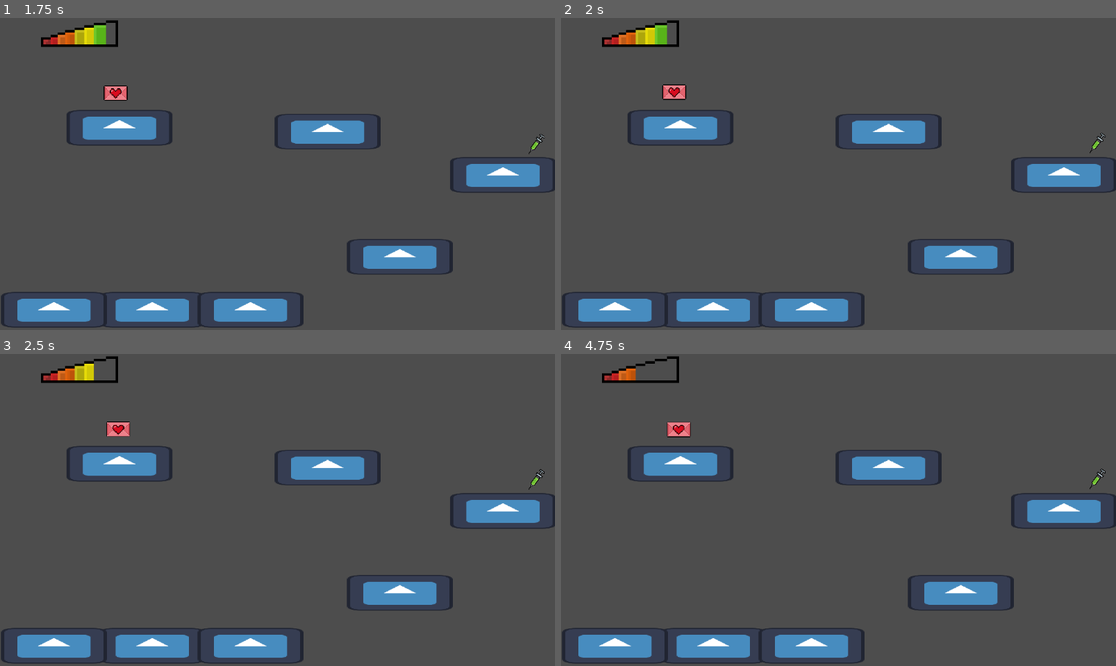
Above: before the commit, frames 1-4 (two rows, left to right).
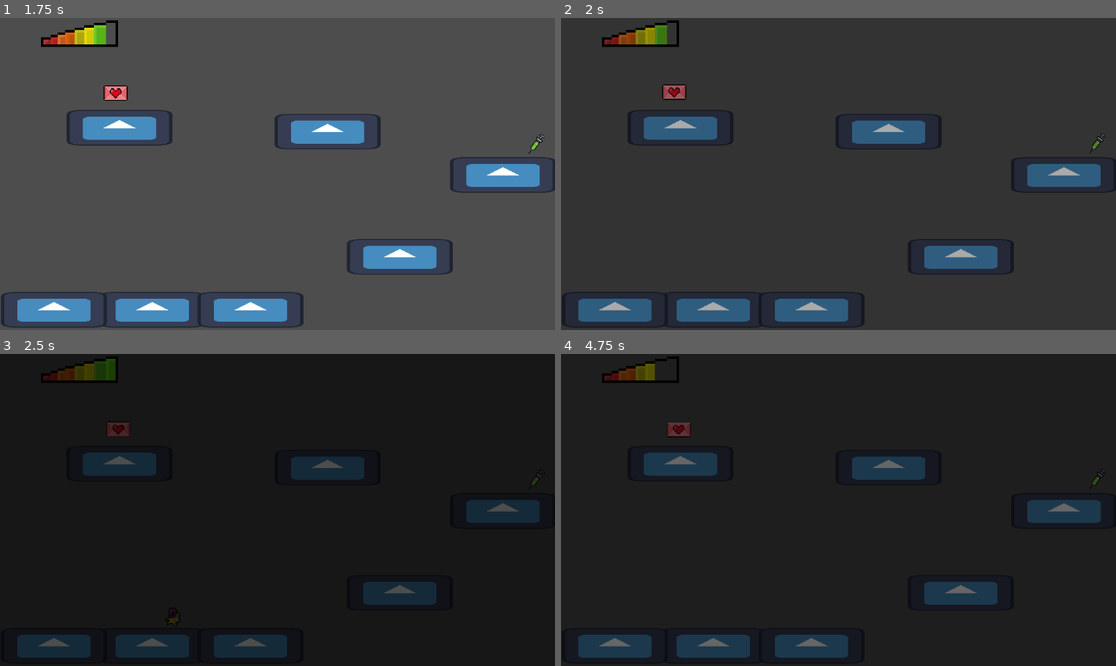
Above: after the commit, the same moments.

Repository: jorgemezapaz/heart-beat-jam
Game: Godot game, scene res://scenes/level_1.tscn
The game is run twice, just before and just after one commit, with the same random seed, the same clock (stepped at 60 frames per second) and the same inputs. The engine's default icon, where the game draws it, is replaced by a stand-in: a white triangle on a blue panel in a dark square.
Inputs:
- Up to frame 1 (1.75 s): hold D (right) from 0.53 s (still down); tap Space (jump) at 0.77, 1.52 s
- Up to frame 2 (2 s): keep holding D (right)
- Up to frame 3 (2.5 s): release D (right) at 2.03 s; hold Left (left) from 2.03 s (still down)
- Up to frame 4 (4.75 s): release Left (left) at 2.78 s; hold D (right) 2.78-4.28 s; tap Space (jump) at 3.02, 3.77, 4.52 s; hold Left (left) from 4.28 s (still down)

Frame 1 is identical in both runs. In frame 2, 98% of the frame differs, in the area x 0-100%, y 0-100%; in frame 3, 100%; in frame 4, 100%.

Commit message:
particulas de salud y transiciones mas reset de la vida

Diff:
--- a/scenes/dead_zone.tscn
+++ b/scenes/dead_zone.tscn
@@ -9,6 +9,7 @@
 script = ExtResource("1_fmlmf")
 
 [node name="StaticBody2D" type="Area2D" parent="."]
+collision_mask = 2
 
 [node name="CollisionShape2D" type="CollisionShape2D" parent="StaticBody2D"]
 position = Vector2(-4.5, 37)
--- a/scenes/level_1.tscn
+++ b/scenes/level_1.tscn
@@ -6,6 +6,7 @@
 [ext_resource type="PackedScene" uid="uid://cybvjm523bk7b" path="res://scenes/syringe.tscn" id="4_kmm0u"]
 [ext_resource type="PackedScene" uid="uid://dp5mkl8owojxg" path="res://scenes/love_letter.tscn" id="5_ai2bw"]
 [ext_resource type="PackedScene" uid="uid://bh2gr8r8b2htq" path="res://scenes/UI.tscn" id="5_rq4tr"]
+[ext_resource type="PackedScene" uid="uid://b5kw3oqyq4kls" path="res://scenes/transition.tscn" id="7_xm06x"]
 
 [sub_resource type="RectangleShape2D" id="RectangleShape2D_imofd"]
 size = Vector2(102, 37)
@@ -107,3 +108,5 @@
 [node name="love_letter" parent="." instance=ExtResource("5_ai2bw")]
 position = Vector2(122, 77)
 scale = Vector2(0.8, 0.8)
+
+[node name="transition" parent="." instance=ExtResource("7_xm06x")]
--- a/scenes/love_letter.tscn
+++ b/scenes/love_letter.tscn
@@ -68,6 +68,7 @@
 texture = ExtResource("1_3f1at")
 
 [node name="Area2D" type="Area2D" parent="."]
+visible = false
 collision_layer = 4
 collision_mask = 2
 
--- a/scenes/player.tscn
+++ b/scenes/player.tscn
@@ -1,7 +1,8 @@
-[gd_scene load_steps=10 format=3 uid="uid://da3hipm02p4hy"]
+[gd_scene load_steps=14 format=3 uid="uid://da3hipm02p4hy"]
 
 [ext_resource type="Script" path="res://scripts/player.gd" id="1_i41n1"]
 [ext_resource type="Texture2D" uid="uid://cr0tvp1e45ced" path="res://assets/main_character.png" id="1_wpdnk"]
+[ext_resource type="Texture2D" uid="uid://cjiwr1180odvx" path="res://assets/health_particle.png" id="3_ekutq"]
 
 [sub_resource type="CapsuleShape2D" id="CapsuleShape2D_2bj8s"]
 radius = 7.0
@@ -97,6 +98,22 @@
 "walk": SubResource("Animation_41uqw")
 }
 
+[sub_resource type="Curve" id="Curve_ruwvm"]
+_data = [Vector2(0.00268096, 1), 0.0, 0.0, 0, 0, Vector2(1, 0.00310874), 0.0, 0.0, 0, 0]
+point_count = 2
+
+[sub_resource type="CurveTexture" id="CurveTexture_6ijgp"]
+curve = SubResource("Curve_ruwvm")
+
+[sub_resource type="ParticleProcessMaterial" id="ParticleProcessMaterial_520f7"]
+particle_flag_disable_z = true
+emission_shape = 2
+emission_sphere_radius = 10.6
+gravity = Vector3(0, -98, 0)
+scale_min = 0.1
+scale_max = 0.5
+scale_curve = SubResource("CurveTexture_6ijgp")
+
 [node name="Player" type="CharacterBody2D"]
 collision_layer = 2
 collision_mask = 5
@@ -120,4 +137,9 @@
 wait_time = 0.2
 one_shot = true
 
+[node name="GPUParticles2D" type="GPUParticles2D" parent="."]
+emitting = false
+process_material = SubResource("ParticleProcessMaterial_520f7")
+texture = ExtResource("3_ekutq")
+
 [connection signal="timeout" from="coyote_time" to="." method="_on_coyote_time_timeout"]
--- /dev/null
+++ b/scenes/transition.tscn
@@ -0,0 +1,90 @@
+[gd_scene load_steps=7 format=3 uid="uid://b5kw3oqyq4kls"]
+
+[ext_resource type="Script" path="res://scripts/transition.gd" id="1_7debl"]
+
+[sub_resource type="Animation" id="Animation_0d4h0"]
+resource_name = "fade_in"
+length = 0.5
+tracks/0/type = "value"
+tracks/0/imported = false
+tracks/0/enabled = true
+tracks/0/path = NodePath("ColorRect:color")
+tracks/0/interp = 1
+tracks/0/loop_wrap = true
+tracks/0/keys = {
+"times": PackedFloat32Array(0, 0.5),
+"transitions": PackedFloat32Array(1, 1),
+"update": 0,
+"values": [Color(0, 0, 0, 1), Color(0, 0, 0, 0)]
+}
+
+[sub_resource type="Animation" id="Animation_ipp4h"]
+length = 0.001
+tracks/0/type = "value"
+tracks/0/imported = false
+tracks/0/enabled = true
+tracks/0/path = NodePath("ColorRect:color")
+tracks/0/interp = 1
+tracks/0/loop_wrap = true
+tracks/0/keys = {
+"times": PackedFloat32Array(0, 0.001),
+"transitions": PackedFloat32Array(1, 1),
+"update": 0,
+"values": [Color(0, 0, 0, 1), Color(0, 0, 0, 0)]
+}
+
+[sub_resource type="Animation" id="Animation_gm77r"]
+resource_name = "fade_out"
+length = 0.5
+tracks/0/type = "value"
+tracks/0/imported = false
+tracks/0/enabled = true
+tracks/0/path = NodePath("ColorRect:color")
+tracks/0/interp = 1
+tracks/0/loop_wrap = true
+tracks/0/keys = {
+"times": PackedFloat32Array(0, 0.5),
+"transitions": PackedFloat32Array(1, 1),
+"update": 0,
+"values": [Color(0, 0, 0, 0), Color(0, 0, 0, 1)]
+}
+
+[sub_resource type="Animation" id="Animation_et6ny"]
+resource_name = "idle"
+tracks/0/type = "value"
+tracks/0/imported = false
+tracks/0/enabled = true
+tracks/0/path = NodePath("ColorRect:color")
+tracks/0/interp = 1
+tracks/0/loop_wrap = true
+tracks/0/keys = {
+"times": PackedFloat32Array(0),
+"transitions": PackedFloat32Array(1),
+"update": 0,
+"values": [Color(0, 0, 0, 0)]
+}
+
+[sub_resource type="AnimationLibrary" id="AnimationLibrary_rknwg"]
+_data = {
+"RESET": SubResource("Animation_ipp4h"),
+"fade_in": SubResource("Animation_0d4h0"),
+"fade_out": SubResource("Animation_gm77r"),
+"idle": SubResource("Animation_et6ny")
+}
+
+[node name="transition" type="CanvasLayer"]
+script = ExtResource("1_7debl")
+
+[node name="ColorRect" type="ColorRect" parent="."]
+anchors_preset = 15
+anchor_right = 1.0
+anchor_bottom = 1.0
+grow_horizontal = 2
+grow_vertical = 2
+color = Color(0, 0, 0, 1)
+
+[node name="AnimationPlayer" type="AnimationPlayer" parent="."]
+libraries = {
+"": SubResource("AnimationLibrary_rknwg")
+}
+autoplay = "idle"
--- a/scripts/dead_zone.gd
+++ b/scripts/dead_zone.gd
@@ -2,8 +2,10 @@
 
 @export var spot: Node2D
 
-
-
 func _on_static_body_2d_body_entered(body: Node2D) -> void:
 	print("dead")
+	GlobalSignal.transition.emit("out")
+	await get_tree().create_timer(.5).timeout
 	body.global_position = spot.global_position
+	GlobalSignal.transition.emit("in")
+	GlobalSignal.player_dead.emit()
--- a/scripts/global_signal.gd
+++ b/scripts/global_signal.gd
@@ -4,3 +4,4 @@
 signal syringe_catch_it
 signal player_dead
 signal love_letter_catch_it
+signal transition
--- a/scripts/health_bar.gd
+++ b/scripts/health_bar.gd
@@ -12,25 +12,26 @@
 
 func _ready() -> void:
 	GlobalSignal.syringe_catch_it.connect(full_health)
+	GlobalSignal.player_dead.connect(reset_ui)
 
 func _physics_process(delta: float) -> void:
-	#"sprite_2d.frame = current_health
 	if current_health == DEAD:
 		GlobalSignal.player_dead.emit()
 
-	sprite_2d.set_deferred("frame", current_health)
+	sprite_2d.frame = current_health
 
 	if current_health > DEAD:
 		healh_timer += delta
 
 	if healh_timer >= time:
-		print("una barra menos")
 		current_health -= 1
 		healh_timer = 0.0
 
 
 func full_health():
-	print("epa")
 	current_health = MAX_HEALTH
 	healh_timer = 0.0
-	sprite_2d.set_deferred("frame", current_health)
+	sprite_2d.frame = current_health
+
+func reset_ui():
+	full_health()
--- a/scripts/player.gd
+++ b/scripts/player.gd
@@ -11,6 +11,10 @@
 @onready var coyote_time: Timer = $coyote_time
 @onready var animation_player: AnimationPlayer = $AnimationPlayer
 @onready var sprite: Sprite2D = $Sprite2D
+@onready var health_particle: GPUParticles2D = $GPUParticles2D
+
+func _ready() -> void:
+	GlobalSignal.syringe_catch_it.connect(show_health_particle)
 
 func _physics_process(delta: float) -> void:
 	var was_on_floor_this_frame = is_on_floor()
@@ -64,3 +68,8 @@
 
 func _on_coyote_time_timeout() -> void:
 	can_coyote_jump = false
+
+func show_health_particle():
+	health_particle.emitting = true
+	await get_tree().create_timer(1).timeout
+	health_particle.emitting = false
--- /dev/null
+++ b/scripts/transition.gd
@@ -0,0 +1,12 @@
+extends CanvasLayer
+
+@onready var animation_player: AnimationPlayer = $AnimationPlayer
+
+func _ready() -> void:
+	GlobalSignal.transition.connect(show_transition)
+
+func show_transition(type: String):
+	if "in" == type:
+		animation_player.play("fade_in")
+	else:
+		animation_player.play("fade_out")
Binary file added: assets/health_particle.ase
Binary file added: assets/health_particle.png
Not shown, added: assets/health_particle.png.import
Not shown: 1 places in scenes/level_1.tscn that only renumber resources
